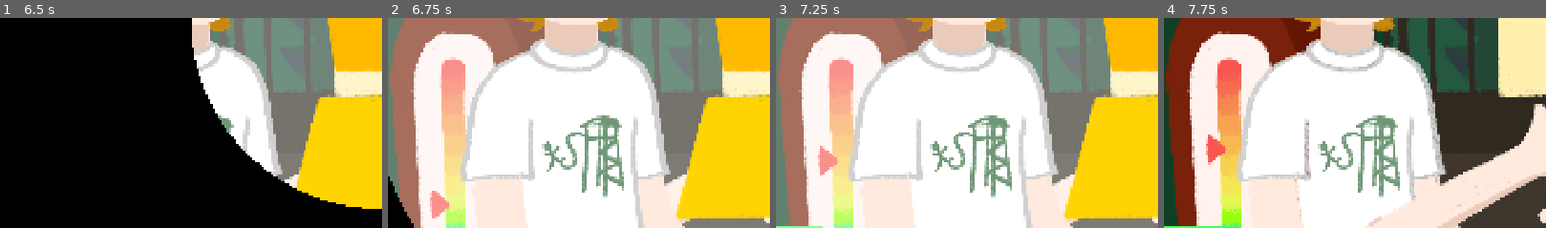
Above: before the commit, frames 1-4 (left to right).
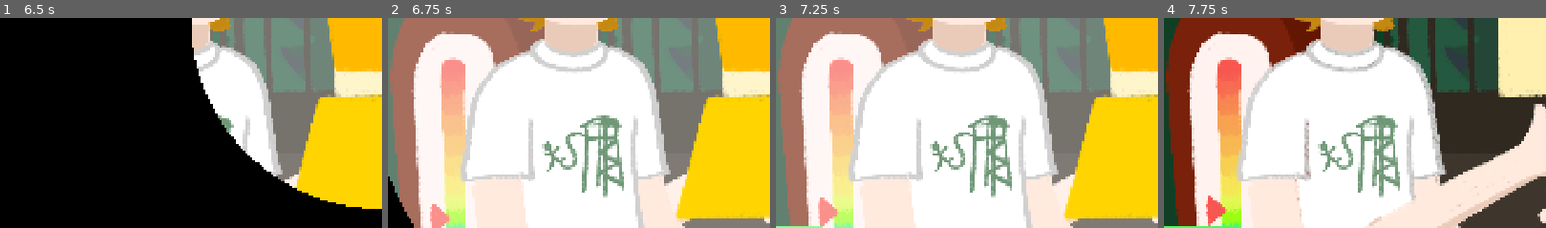
Above: after the commit, the same moments.

Repository: xyur2/F--kx
Game: Godot game, scene res://scene/main.tscn
Two runs of this game, one before a commit and one after it. Both use one fixed random seed, a clock stepped at 60 frames per second and the inputs below. This scene is started directly instead of the project's main scene.
Inputs (mouse positions are % of the whole screen's width and height, from its top left):
- Up to frame 1 (6.5 s): tap Space (continue) at 0.6, 1.35, 2.1, 2.75, 2.85, 3.5, 3.6, 4.25, 4.35, 5, 5.1, 5.75, 5.85 s; tap Enter at 2 s
- Up to frame 2 (6.75 s): click "BUNGEE" at 6.5 s
- Up to frame 3 (7.25 s): no input
- Up to frame 4 (7.75 s): click (49, 15) at 7.25 s
The pictures show only the part of the screen within x 0-50%, y 50-100%; the shares and areas given below are measured in that part.

Frame 1 is identical in both runs. In frame 2, 0.6% of the frame differs, in the area x 11-16%, y 82-100%; in frame 3, 0.9%; in frame 4, 0.9%, in the area x 11-17%, y 55-100%.

Commit message:
그래프 감소

Diff:
--- a/project.godot
+++ b/project.godot
@@ -16,7 +16,7 @@
 
 config/name="F=-kx"
 run/main_scene="uid://30ajs4c20xfe"
-config/features=PackedStringArray("4.6", "Forward Plus")
+config/features=PackedStringArray("4.5", "Forward Plus")
 config/icon="res://icon.svg"
 
 [display]
--- a/scene/bungee.tscn
+++ b/scene/bungee.tscn
@@ -31,73 +31,73 @@
 "speed": 5.0
 }]
 
-[node name="Bungee" type="Node2D" unique_id=19734280]
+[node name="Bungee" type="Node2D"]
 script = ExtResource("1_4c15k")
 
-[node name="background" type="Sprite2D" parent="." unique_id=1169112401]
+[node name="background" type="Sprite2D" parent="."]
 position = Vector2(980, 540)
 scale = Vector2(0.85, 0.85)
 texture = ExtResource("2_64ene")
 
-[node name="background2" type="Sprite2D" parent="." unique_id=1574778423]
+[node name="background2" type="Sprite2D" parent="."]
 position = Vector2(980, 540)
 scale = Vector2(0.85, 0.85)
 texture = ExtResource("2_64ene")
 flip_h = true
 
-[node name="background3" type="Sprite2D" parent="." unique_id=866934680]
+[node name="background3" type="Sprite2D" parent="."]
 position = Vector2(980, 540)
 scale = Vector2(0.85, 0.85)
 texture = ExtResource("3_6faif")
 
-[node name="BungeeBackground" type="Sprite2D" parent="." unique_id=2061637615]
+[node name="BungeeBackground" type="Sprite2D" parent="."]
 position = Vector2(980, 540)
 scale = Vector2(0.85, 0.85)
 texture = ExtResource("1_p3fes")
 
-[node name="BungeeBackground2" type="Sprite2D" parent="." unique_id=846915478]
+[node name="BungeeBackground2" type="Sprite2D" parent="."]
 position = Vector2(980, 540)
 scale = Vector2(0.85, 0.85)
 texture = ExtResource("2_vrbfy")
 
-[node name="Me" parent="." unique_id=1319426499 instance=ExtResource("4_p3fes")]
+[node name="Me" parent="." instance=ExtResource("4_p3fes")]
 position = Vector2(980, 540)
 scale = Vector2(0.85, 0.85)
 
-[node name="AnimatedSprite2D" type="AnimatedSprite2D" parent="." unique_id=208913829]
+[node name="AnimatedSprite2D" type="AnimatedSprite2D" parent="."]
 position = Vector2(980, 540)
 scale = Vector2(0.85, 0.85)
 sprite_frames = SubResource("SpriteFrames_2jvip")
 
-[node name="Customer" parent="." unique_id=242103159 instance=ExtResource("3_6ll2o")]
+[node name="Customer" parent="." instance=ExtResource("3_6ll2o")]
 position = Vector2(980, 540)
 scale = Vector2(0.85, 0.85)
 
-[node name="Talkbox" type="Sprite2D" parent="." unique_id=1374173520]
+[node name="Talkbox" type="Sprite2D" parent="."]
 position = Vector2(980, 540)
 scale = Vector2(0.85, 0.85)
 texture = ExtResource("11_4c15k")
 
-[node name="Line2D" parent="." unique_id=318258463 instance=ExtResource("6_n6frx")]
+[node name="Line2D" parent="." instance=ExtResource("6_n6frx")]
 z_index = 0
-points = PackedVector2Array(4, 1082)
+points = PackedVector2Array(0, 1080)
 width = 10.0
 round_precision = 10
 last_position = Vector2(0, -1100)
 
-[node name="Timer" type="Timer" parent="Line2D" unique_id=68728305]
+[node name="Timer" type="Timer" parent="Line2D"]
 wait_time = 0.3
 autostart = true
 
-[node name="BungeeButton" type="Button" parent="." unique_id=1822241188]
+[node name="BungeeButton" type="Button" parent="."]
 offset_right = 8.0
 offset_bottom = 8.0
 theme_override_font_sizes/font_size = 71
 text = "BUNGEE"
 
-[node name="CustomerTalkbox" type="Node2D" parent="." unique_id=1228393396]
+[node name="CustomerTalkbox" type="Node2D" parent="."]
 
-[node name="TextEdit2" type="Label" parent="CustomerTalkbox" unique_id=45715030]
+[node name="TextEdit2" type="Label" parent="CustomerTalkbox"]
 modulate = Color(0, 0, 0, 1)
 offset_left = 904.0
 offset_top = 508.00003
@@ -110,9 +110,9 @@
 vertical_alignment = 1
 metadata/_edit_use_anchors_ = true
 
-[node name="MyTalkbox" type="Node2D" parent="." unique_id=639442144]
+[node name="MyTalkbox" type="Node2D" parent="."]
 
-[node name="TextEdit" type="Label" parent="MyTalkbox" unique_id=1830210568]
+[node name="TextEdit" type="Label" parent="MyTalkbox"]
 modulate = Color(0, 0, 0, 1)
 offset_left = 954.0
 offset_top = 67.0
--- a/scene/main.tscn
+++ b/scene/main.tscn
@@ -26,42 +26,42 @@
 
 [sub_resource type="StyleBoxEmpty" id="StyleBoxEmpty_v2gmf"]
 
-[node name="Main" type="Node2D" unique_id=2093430170]
+[node name="Main" type="Node2D"]
 script = ExtResource("1_wp4xf")
 
-[node name="Camera2D" type="Camera2D" parent="." unique_id=753121178]
+[node name="Camera2D" type="Camera2D" parent="."]
 position = Vector2(980, 540)
 
-[node name="Bungee" parent="." unique_id=304857572 instance=ExtResource("1_v0l8b")]
+[node name="Bungee" parent="." instance=ExtResource("1_v0l8b")]
 position = Vector2(0, 2000)
 
-[node name="Tower" parent="." unique_id=1629670762 instance=ExtResource("2_wp4xf")]
+[node name="Tower" parent="." instance=ExtResource("2_wp4xf")]
 
-[node name="Joke" parent="." unique_id=834924065 instance=ExtResource("4_brvut")]
+[node name="Joke" parent="." instance=ExtResource("4_brvut")]
 position = Vector2(0, 2000)
 
-[node name="Button" parent="Joke" index="1" unique_id=1974009903]
+[node name="Button" parent="Joke" index="1"]
 theme_override_styles/normal = SubResource("StyleBoxEmpty_p1hux")
 theme_override_styles/pressed = SubResource("StyleBoxEmpty_tqoya")
 theme_override_styles/hover = SubResource("StyleBoxEmpty_k65ib")
 
-[node name="Button2" parent="Joke" index="2" unique_id=511233706]
+[node name="Button2" parent="Joke" index="2"]
 theme_override_styles/normal = SubResource("StyleBoxEmpty_of57s")
 theme_override_styles/pressed = SubResource("StyleBoxEmpty_wscrc")
 theme_override_styles/hover = SubResource("StyleBoxEmpty_mswub")
 
-[node name="Button3" parent="Joke" index="3" unique_id=257208690]
+[node name="Button3" parent="Joke" index="3"]
 theme_override_styles/normal = SubResource("StyleBoxEmpty_b5f6u")
 theme_override_styles/pressed = SubResource("StyleBoxEmpty_hybxs")
 theme_override_styles/hover = SubResource("StyleBoxEmpty_v2gmf")
 
-[node name="Start" parent="." unique_id=113536068 instance=ExtResource("5_p1hux")]
+[node name="Start" parent="." instance=ExtResource("5_p1hux")]
 position = Vector2(0, 4000)
 scale = Vector2(1, 1)
 
-[node name="CanvasLayer" type="CanvasLayer" parent="." unique_id=1020389309]
+[node name="CanvasLayer" type="CanvasLayer" parent="."]
 
-[node name="Transition" parent="CanvasLayer" unique_id=1778358465 instance=ExtResource("5_0ha60")]
+[node name="Transition" parent="CanvasLayer" instance=ExtResource("5_0ha60")]
 mouse_filter = 2
 script = ExtResource("6_4j5ol")
 
--- a/script/line_2d.gd
+++ b/script/line_2d.gd
@@ -75,7 +75,7 @@
 func _ready():
 	clear_points()
 	# 시작점을 (0,0)으로 설정
-	last_position = Vector2(0,1080)
+	last_position = Vector2(0,1000)
 	add_point(last_position)
 	print(graph_num)
 
@@ -126,7 +126,7 @@
 		now_button += 1
 		if now_button <= get_graph()[0]:
 			max_boost_value=get_graph()[now_button][0] * -10
-			boost_deduction_speed_value = 0.000001 * get_graph()[now_button][1]
+			boost_deduction_speed_value = -0.015 * abs(get_graph()[now_button][1])
 			cur_boost_value = max_boost_value # Godot은 -Y가 위쪽이므로 위로 솟구치게 함
 			print(get_graph()[now_button])
 
@@ -150,4 +150,4 @@
 	#print(graph_num)
 
 func get_scream_score():
-	return 0.5
+	return (1080-last_position.y)/1080
Not shown: 1 places in scene/bungee.tscn that only renumber resources
Not shown: 1 places in scene/main.tscn that only renumber resources
